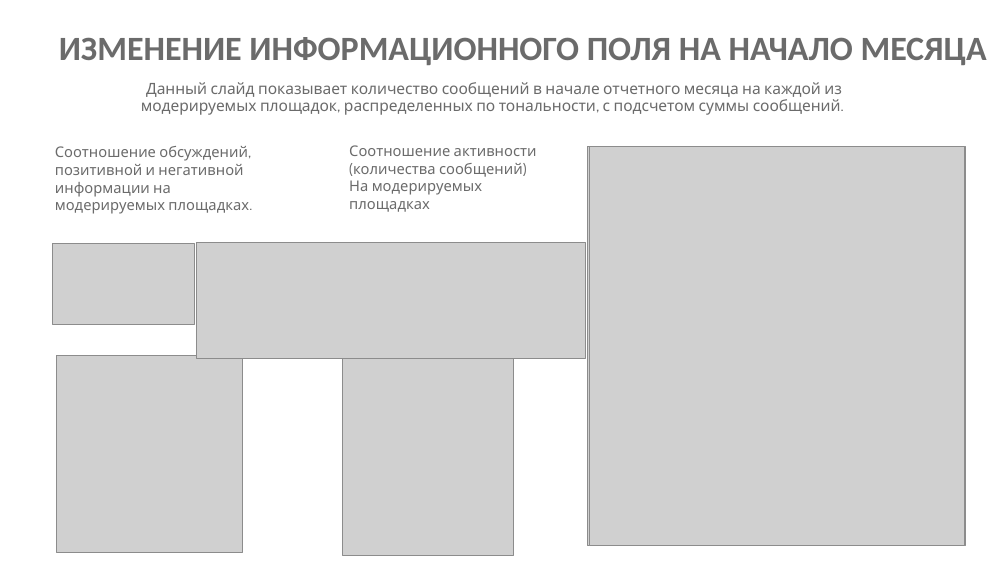
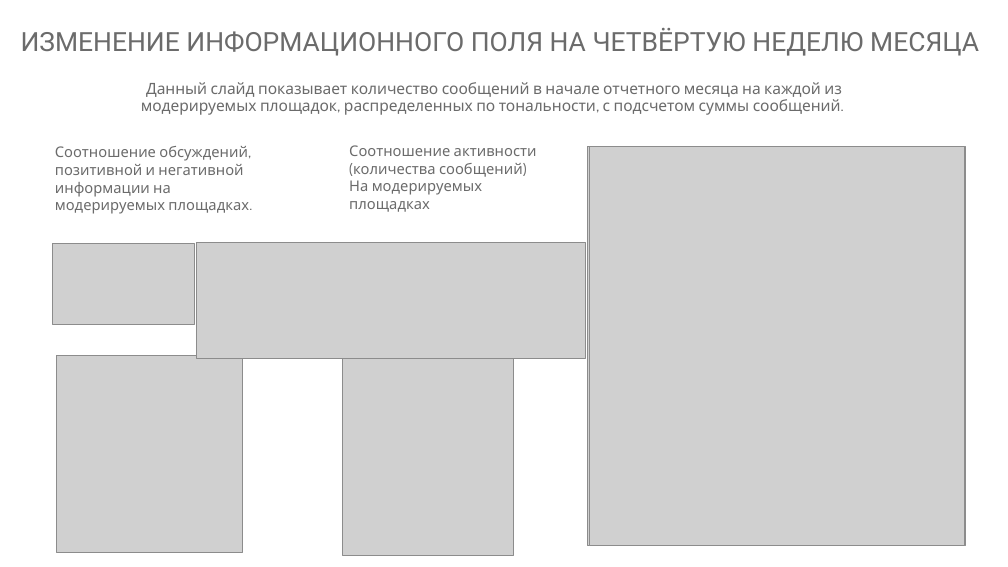
Before and after one commit to inversia/inversia.github.io, a slide deck: slide 10 of presentati/Пример месячного отчёта.pptx. Drawn at 1008x567 pixels with LibreOffice and Linux fonts; fonts in the diff are those of the drawing; grey boxes stand for pictures. Boxes give left, top, right and bottom in pixels: in the first picture for what was removed or moved away, otherwise in the second. Text is boxed around its words. In the diff, an @@ line names an element or a change of style, - is before the commit and + after.

```diff
--- a/presentati/Пример месячного отчёта.pptx
+++ b/presentati/Пример месячного отчёта.pptx
@@ title at [21, 28, 979, 56]: text changed; size 32.4 to 25.2 pt; font Calibri to Roboto; bold off @@
-ИЗМЕНЕНИЕ ИНФОРМАЦИОННОГО ПОЛЯ НА НАЧАЛО МЕСЯЦА
+ИЗМЕНЕНИЕ ИНФОРМАЦИОННОГО ПОЛЯ НА ЧЕТВЁРТУЮ НЕДЕЛЮ МЕСЯЦА
```
Also in this commit, not shown: 16 other slides changed, 2 other files.
